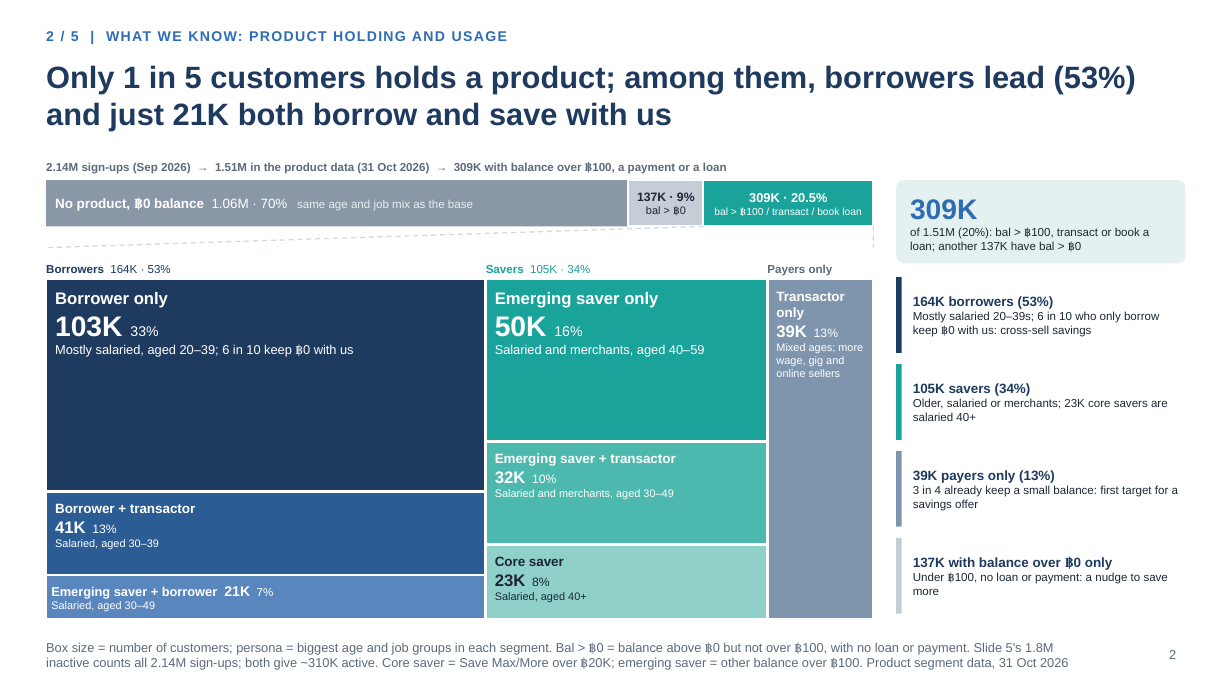
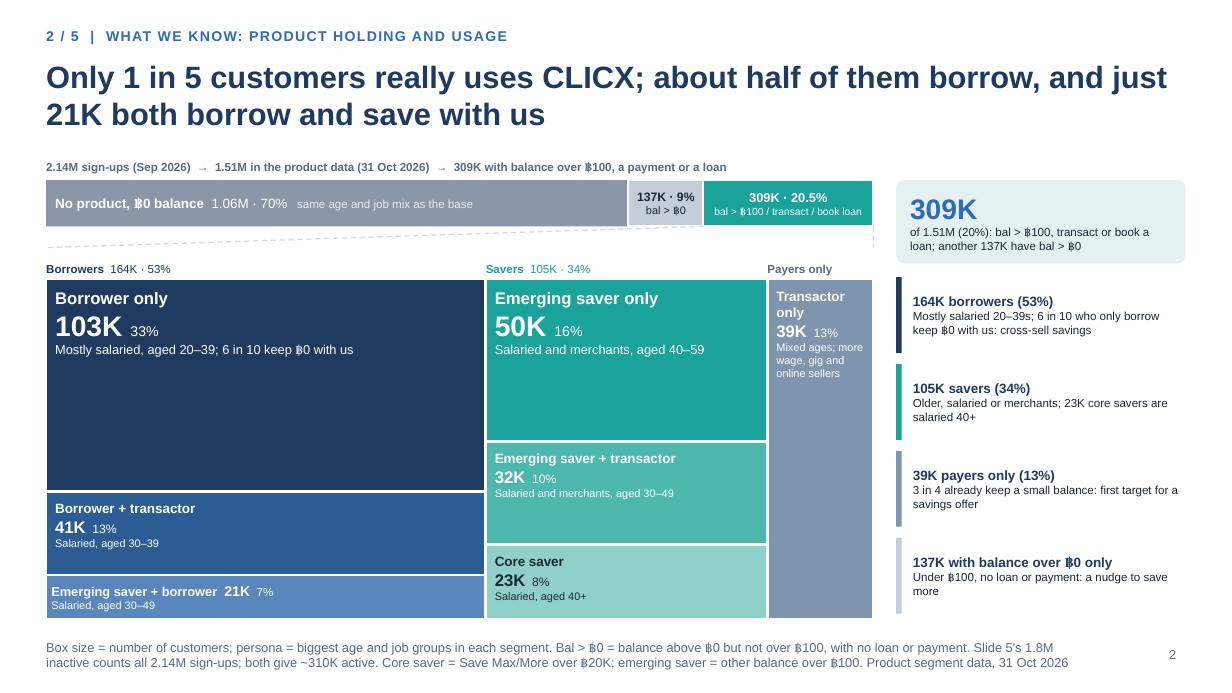
Before and after one commit to hweisim/claude_code, a slide deck: slide 2 of clicx_insights/CLICX_2027_Board_Storyline.pptx. Drawn at 1232x693 pixels with LibreOffice and Linux fonts; fonts in the diff are those of the drawing; background and template pictures are left out. Boxes give left, top, right and bottom in pixels: in the first picture for what was removed or moved away, otherwise in the second. Text is boxed around its words. In the diff, an @@ line names an element or a change of style, - is before the commit and + after.

```diff
--- a/clicx_insights/CLICX_2027_Board_Storyline.pptx
+++ b/clicx_insights/CLICX_2027_Board_Storyline.pptx
@@ title at (x1=46, y1=65, x2=1167, y2=126): text changed @@
-Only 1 in 5 customers holds a product; among them, borrowers lead (53%) and just 21K both borrow and save with us
+Only 1 in 5 customers really uses CLICX; about half of them borrow, and just 21K both borrow and save with us
```
Also in this commit, not shown: 2 other files.
